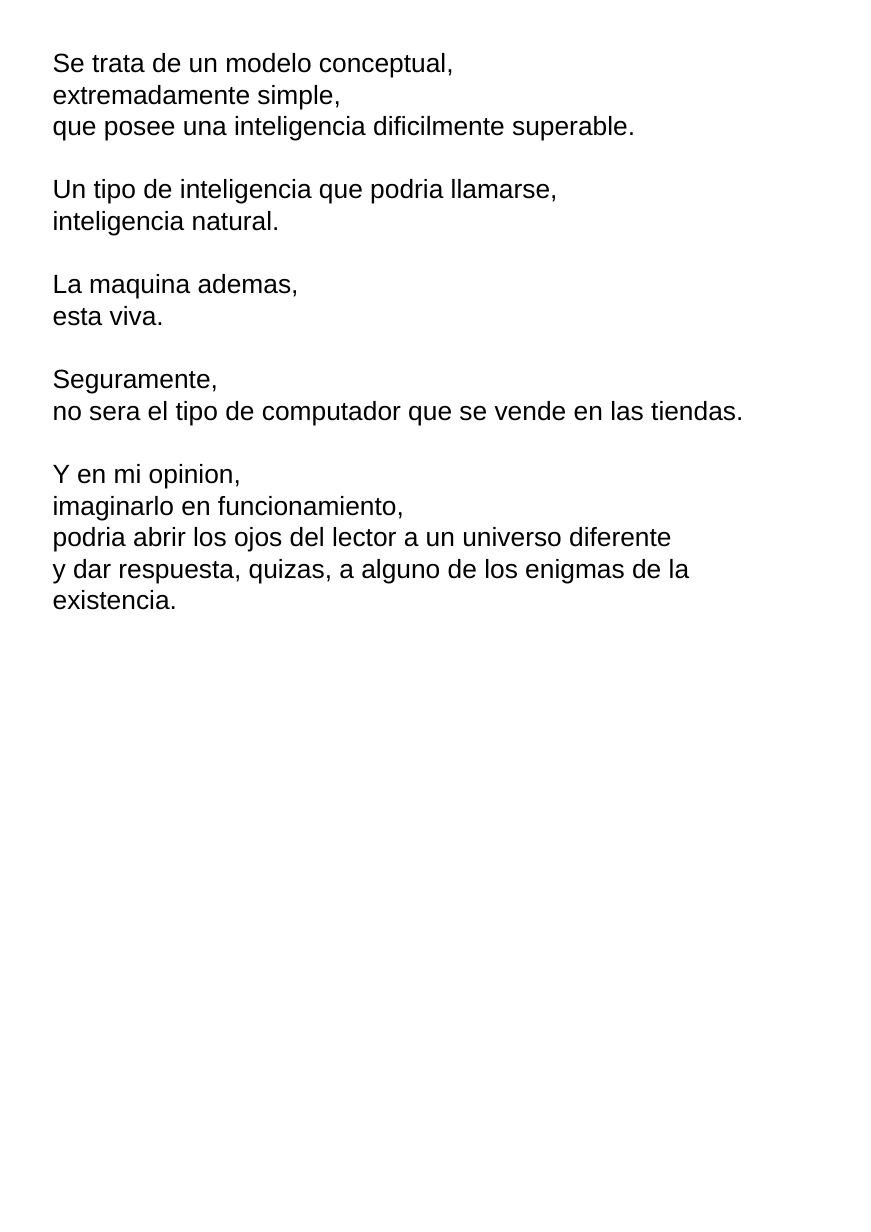
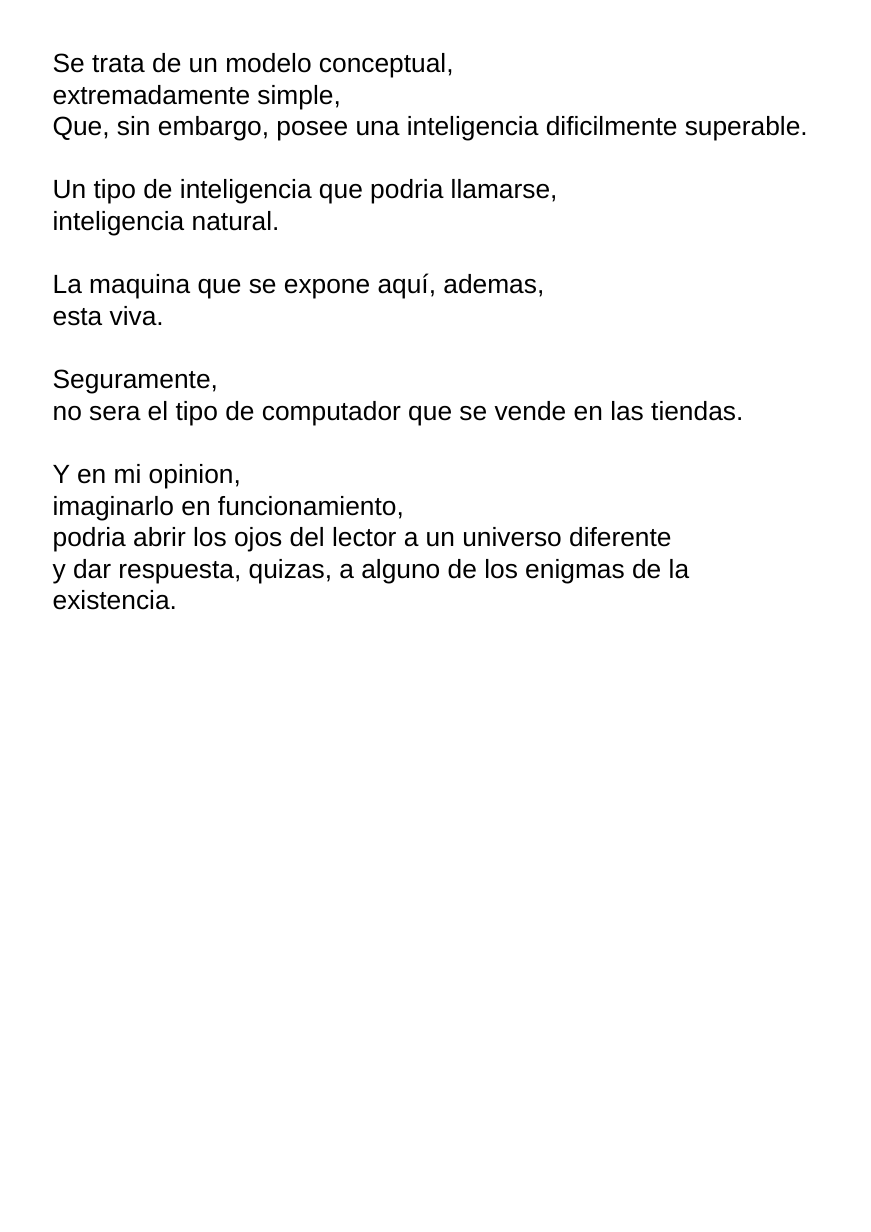
Before and after one commit to fabhrius/La-Cosa, a slide deck: slide 3 of capitulos/Prologo/Prologo.odp. Drawn at 871x1232 pixels with LibreOffice and Linux fonts; fonts in the diff are those of the drawing. Boxes give left, top, right and bottom in pixels: in the first picture for what was removed or moved away, otherwise in the second. Text is boxed around its words. In the diff, an @@ line names an element or a change of style, - is before the commit and + after.

```diff
--- a/capitulos/Prologo/Prologo.odp
+++ b/capitulos/Prologo/Prologo.odp
@@ text at [53, 116, 808, 141]: text changed @@
-que posee una inteligencia dificilmente superable.
+Que, sin embargo, posee una inteligencia dificilmente superable.
@@ text at [53, 273, 544, 299]: text changed @@
-La maquina ademas,
+La maquina que se expone aquí, ademas,
```
Also in this commit, not shown: 1 other slide changed, 2 other files.
